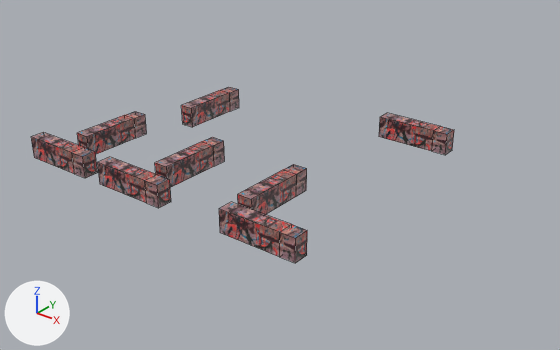
An edit to the OBJ model data/decor1.obj, drawn before and after from the same camera.
Rendered twice from a 50 mm lens placed at (44495.0, -59446.0, 29958.0), pointed at (2290.0, -6690.0, -2751.0). The axes (+X, +Y, +Z) are drawn at lower left. The lights are the same throughout. The picture after the commit comes second. Mesh edges are drawn as thin lines. Where no turn or scale is listed for an object, it has been applied to the vertices.
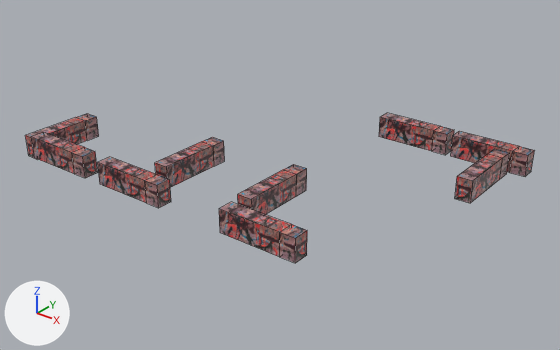
Boxes (x1, y1, x2, y2) around the edits, measured in the pictures (560 x 350 px):
'Cube.038', added (brown)
    after: (450, 131, 534, 177)
'Cube.030', deleted (brown)
    before: (77, 111, 147, 154)
'Cube.039', added
    after: (455, 149, 509, 203)
'Cube.031', deleted
    before: (182, 87, 239, 127)
'Cube.040', added (brown)
    after: (25, 113, 99, 160)

The change, as a diff of the scene's bpy script:
```diff
--- a/data/decor1.obj.py
+++ b/data/decor1.obj.py
@@ me_cube_040 @@
+me_cube_040.from_pydata(...)  # 12 vertices, 10 faces; spans x -19188.0..-17685.0, y -19958.0..-12314.0, z -2110.0..97.0
+me_cube_040.materials.append(mat_matériau_003)  # picture img_brick003r_bmp
@@ me_cube_039 @@
+me_cube_039.from_pydata(...)  # 12 vertices, 10 faces; spans x 18262.0..19765.0, y -1758.0..5886.0, z -2110.0..97.0
+me_cube_039.materials.append(mat_matériau_003)  # picture img_brick003r_bmp
@@ me_cube_038 @@
+me_cube_038.from_pydata(...)  # 12 vertices, 10 faces; spans x 13902.0..21579.0, y 5683.0..7366.0, z -1864.0..344.0
+me_cube_038.materials.append(mat_matériau_003)  # picture img_brick003r_bmp
@@ ob_cube_030 @@
-ob_cube_030 = bpy.data.objects.new('Cube.030', me_cube_030)
-ob_cube_030.location = (0.0, 0.0, 0.0)
@@ ob_cube_031 @@
-ob_cube_031 = bpy.data.objects.new('Cube.031', me_cube_031)
-ob_cube_031.location = (0.0, 0.0, 0.0)
@@ ob_cube_040 @@
+ob_cube_040 = bpy.data.objects.new('Cube.040', me_cube_040)
+ob_cube_040.location = (0.0, 0.0, 0.0)
@@ ob_cube_039 @@
+ob_cube_039 = bpy.data.objects.new('Cube.039', me_cube_039)
+ob_cube_039.location = (0.0, 0.0, 0.0)
@@ ob_cube_038 @@
+ob_cube_038 = bpy.data.objects.new('Cube.038', me_cube_038)
+ob_cube_038.location = (0.0, 0.0, 0.0)
```
